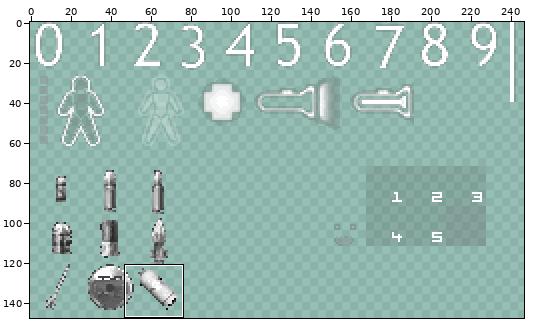
Sprite sheet, stored at HLHUD/Assets/hl/hud_icons.png. Above, an overview of the earlier version with the close-up marked.
Close-up. Before the commit:
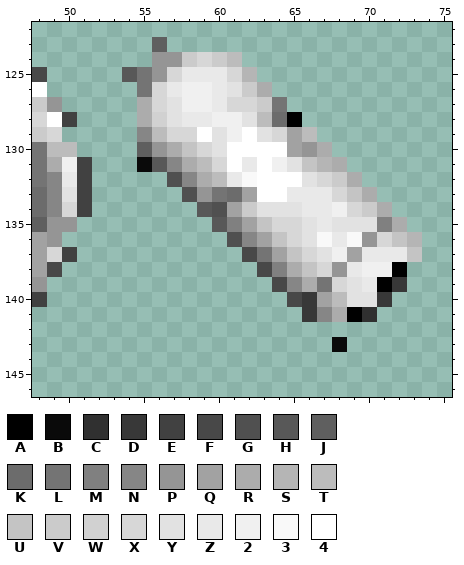
The file is 256x256 pixels. Pixels under 10% opacity are left out. Colours within 5 levels of each other are drawn and written as one. Shown: x 48..75, y 122..146. The wide view leaves out empty margins. The commit also changed other parts of the picture, which this record leaves out.
Palette (. is transparent): A #000000  B #0a0a0a  C #303030  D #383838  E #414141  F #484848  G #505050  H #585858  J #5f5f5f  K #6c6c6c  L #747474  M #808080  N #868686  P #959595  Q #a2a2a2  R #acacac  S #b5b5b5  T #bcbcbc  U #c4c4c4  V #cbcbcb  W #d1d1d1  X #d7d7d7  Y #e2e2e2  Z #e9e9e9  2 #f0f0f0  3 #f9f9f9  4 #ffffff
Pixels before, first column x 48:
123 ........J.................
124 ........PPVXVT............
125 F.....HLPXZZZXS...........
126 4......LXZ22ZYVR..........
127 VP.....RXY22ZXXVL.........
128 X4E....RWYZZ22YTKA........
129 VX.....NTXX4Y24YXQT.......
130 LTT....JPRUXY4444QPR......
131 LR2E...BHNRTX4Z42YUSR.....
132 LNZE.....GNRTZ3444YXVR....
133 KNYE......GPLKQ44ZZZXUR...
134 KNXE.......HGQVYYYZZ2XVR..
135 JPP.........HMQUXXYZYYYMR.
136 QP...........GNQUXY3Z3PXUS
137 QXE...........FLQUXY2QZZZU
138 QF.............FMRUXPZ22A.
139 P...............FNRLXYZAD.
140 E................FDQTYYD..
141 ..................DNRAC...
142 ..........................
143 ....................B.....
The same view after the edit:
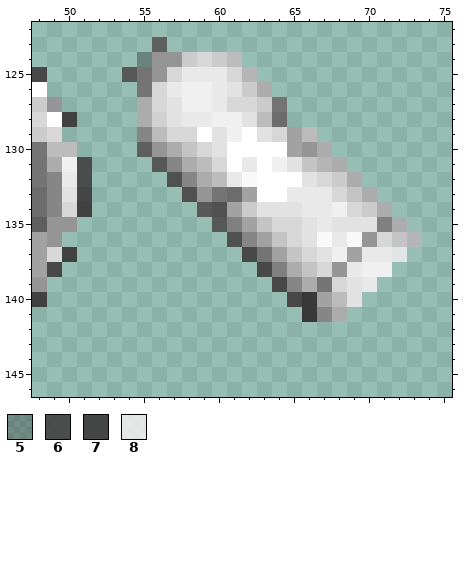
Colours new in this view: 5 #2c2c2c59  6 #404040e5  7 #404040f2  8 #eeeeeedf
Difference:
y 124: x 55 . -> 5
y 128: x 65 A -> .
y 131: x 51 E -> 6; x 55 B -> .
y 132: x 51 E -> 6
y 133: x 51 E -> 7
y 137: x 72..73 ZU -> 8.
y 138: x 72 A -> .
y 139: x 71..72 AD -> ..
y 140: x 70..71 YD -> ..
y 141: x 69..70 AC -> ..
y 143: x 68 B -> .
